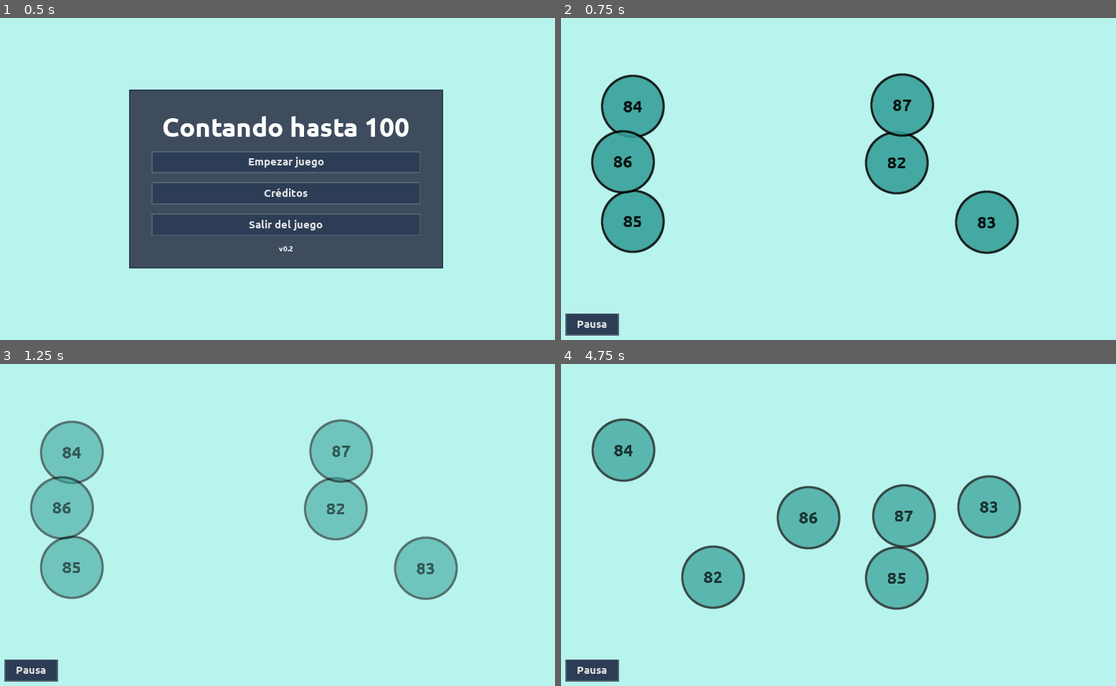
Above: before the commit, frames 1-4 (two rows, left to right).
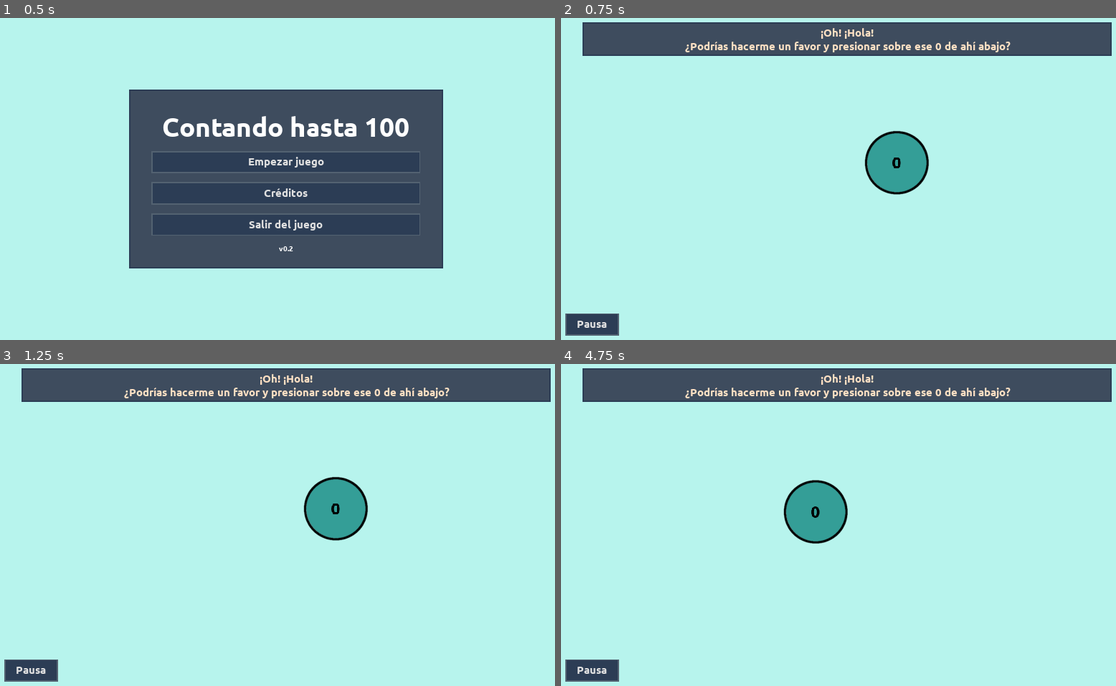
Above: after the commit, the same moments.

Repository: moisesjbc/contando-hasta-100
Game: Godot game, scene res://gui/main_menu/main_menu.tscn
Two runs of this game, one before a commit and one after it. Both use one fixed random seed, a clock stepped at 60 frames per second and the inputs below.
Inputs:
- Up to frame 1 (0.5 s): no input
- Up to frame 2 (0.75 s): click "Empezar juego" at 0.5 s
- Up to frame 3 (1.25 s): no input
- Up to frame 4 (4.75 s): click "Pausa" at 1.25 s; click "Volver al juego" at 2 s; click "Pausa" at 2.75 s; click "Menú principal" at 3.5 s; click "Empezar juego" at 4.25 s

Frame 1 is identical in both runs. In frame 2, 19% of the frame differs, in the area x 3-100%, y 1-74%; in frame 3, 21%; in frame 4, 21%, in the area x 3-100%, y 1-77%.

Commit message:
Change first level back to 0

Diff:
--- a/godot-project/gameplay/main/main.tscn
+++ b/godot-project/gameplay/main/main.tscn
@@ -12,7 +12,6 @@
 
 [node name="main" type="Node2D"]
 script = ExtResource( 3 )
-first_level = 85
 
 [node name="taunt_background" parent="." instance=ExtResource( 6 )]
 
